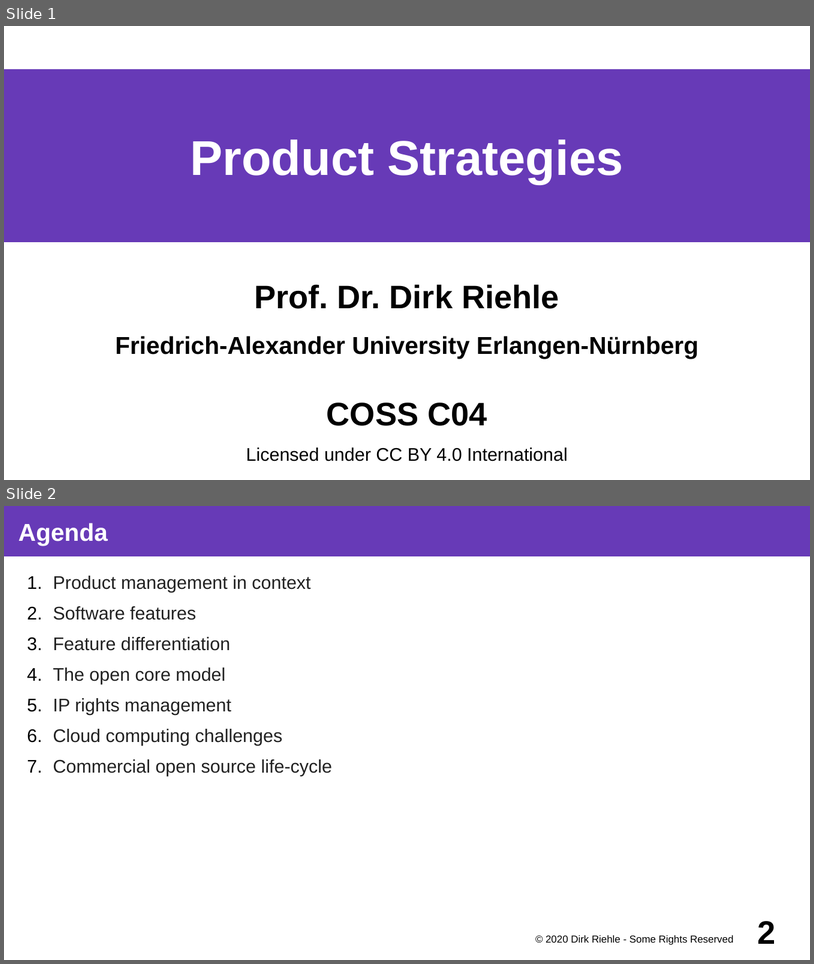
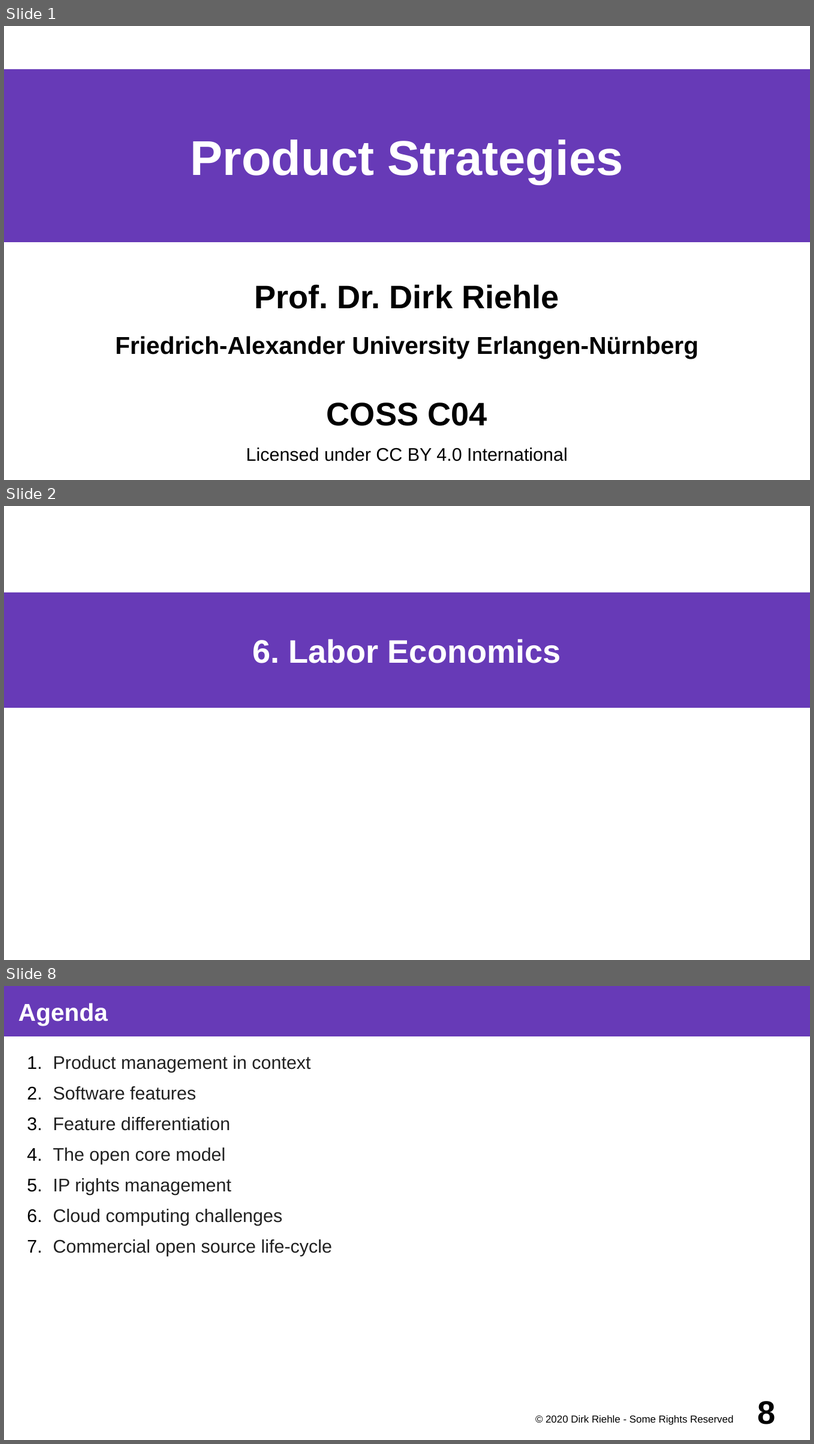
Before and after one commit to dirkriehle/coss-course, a slide deck: Lecture slides/COSS C04 - Product Strategies.odp. Shown one above the other, each under a label of ours: slides 1 and 2 before the commit, slides 1, 2 and 8 after it; the slides between them are not shown. The pictures are 814x964 and 814x1444 pixels, drawn with LibreOffice and Linux fonts; fonts in the diff are those of the drawing. Boxes give left, top, right and bottom in pixels: in the first picture for what was removed or moved away, otherwise in the second. Text is boxed around its words. In the diff, an @@ line names an element or a change of style, - is before the commit and + after.

```diff
--- a/Lecture slides/COSS C04 - Product Strategies.odp
+++ b/Lecture slides/COSS C04 - Product Strategies.odp
@@ slide 2 added at [4, 506, 810, 960], background #FFFFFF @@
@@ title added at [4, 592, 810, 707], fill #673AB7, 32 pt, text #FFFFFF, bold @@
+6. Labor Economics
@@ what was slide 2 is now slide 8 @@
@@ page number at [758, 1401, 776, 1424]: text changed @@
-2
+8
```
Also in this commit, not shown: 5 other slides added, 13 other files.
